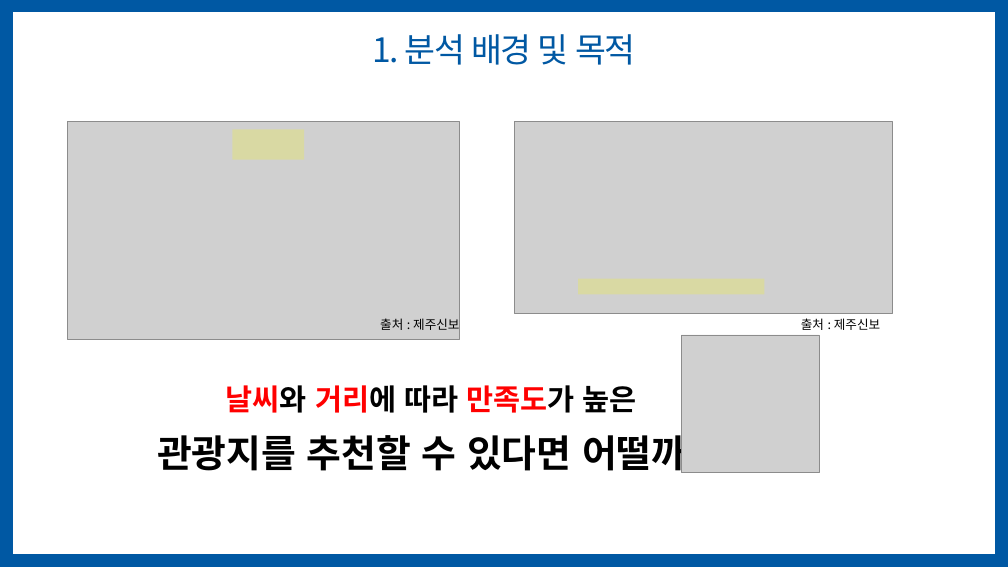
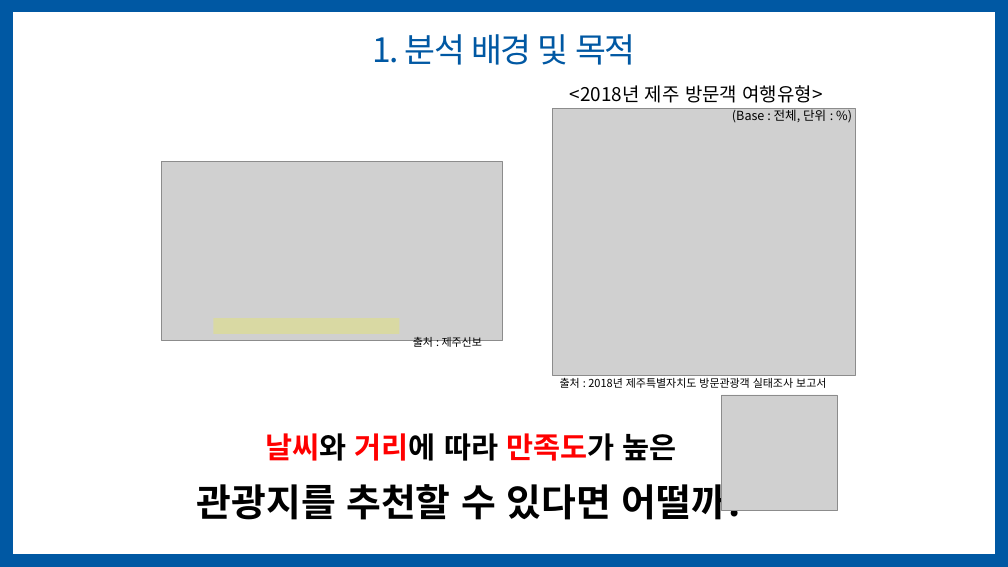
Before and after one commit to jihyeyun00/teamproject_python, a slide deck: slide 5 of 2차 팀프로젝트/6조_20200117.pptx. Drawn at 1008x567 pixels with LibreOffice and Linux fonts; fonts in the diff are those of the drawing; grey boxes stand for pictures. Boxes give left, top, right and bottom in pixels: in the first picture for what was removed or moved away, otherwise in the second. Text is boxed around its words. In the diff, an @@ line names an element or a change of style, - is before the commit and + after.

```diff
--- a/2차 팀프로젝트/6조_20200117.pptx
+++ b/2차 팀프로젝트/6조_20200117.pptx
@@ picture removed at (67, 122, 460, 340) @@
@@ rectangle removed at (233, 129, 305, 160) @@
@@ picture: place and size @@
-picture at (514, 122, 892, 314)
+picture at (161, 161, 502, 340)
@@ rectangle: place and size @@
-rectangle at (578, 279, 765, 295)
+rectangle at (213, 318, 399, 334)
@@ text removed at (380, 318, 459, 330) @@
-출처 : 제주신보
@@ text "출처 : 제주신보": place and size @@
-text "출처 : 제주신보" at (801, 318, 880, 330)
+text "출처 : 제주신보" at (413, 337, 482, 350)
@@ text "출처 : 제주신보" at (413, 337, 482, 350): size 12 to 10.5 pt @@
@@ group added at (552, 85, 855, 388): 3 texts, 1 picture @@
+(Base : 전체, 단위 : %)
+<2018년 제주 방문객 여행유형>
+출처 : 2018년 제주특별자치도 방문관광객 실태조사 보고서
@@ text "날씨와 거리에 따라 만족도가 높은": place and size @@
-text "날씨와 거리에 따라 만족도가 높은" at (157, 385, 706, 473)
+text "날씨와 거리에 따라 만족도가 높은" at (197, 433, 746, 520)
@@ picture: place and size @@
-picture at (681, 335, 819, 473)
+picture at (722, 395, 838, 510)
```
Also in this commit, not shown: 9 other slides changed, 1 other file.
